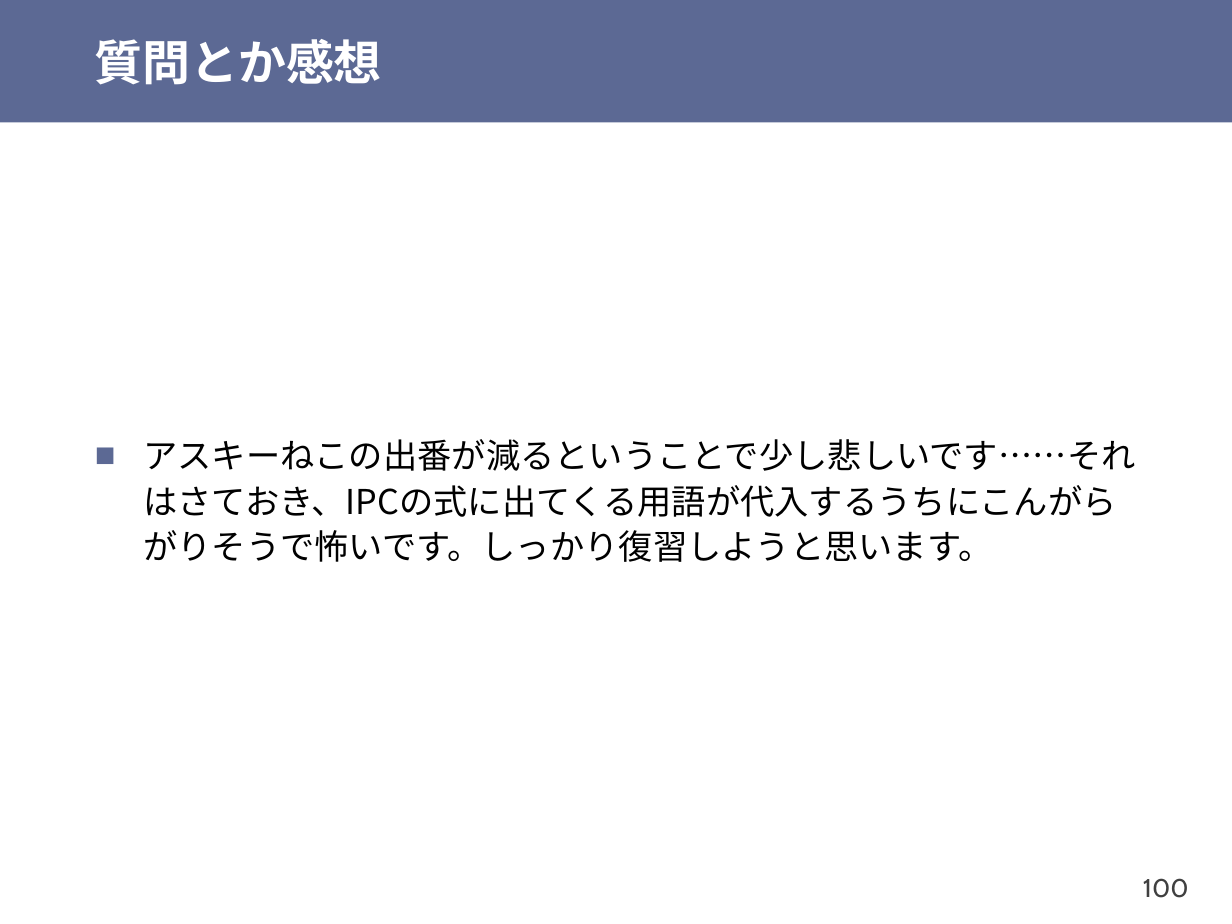
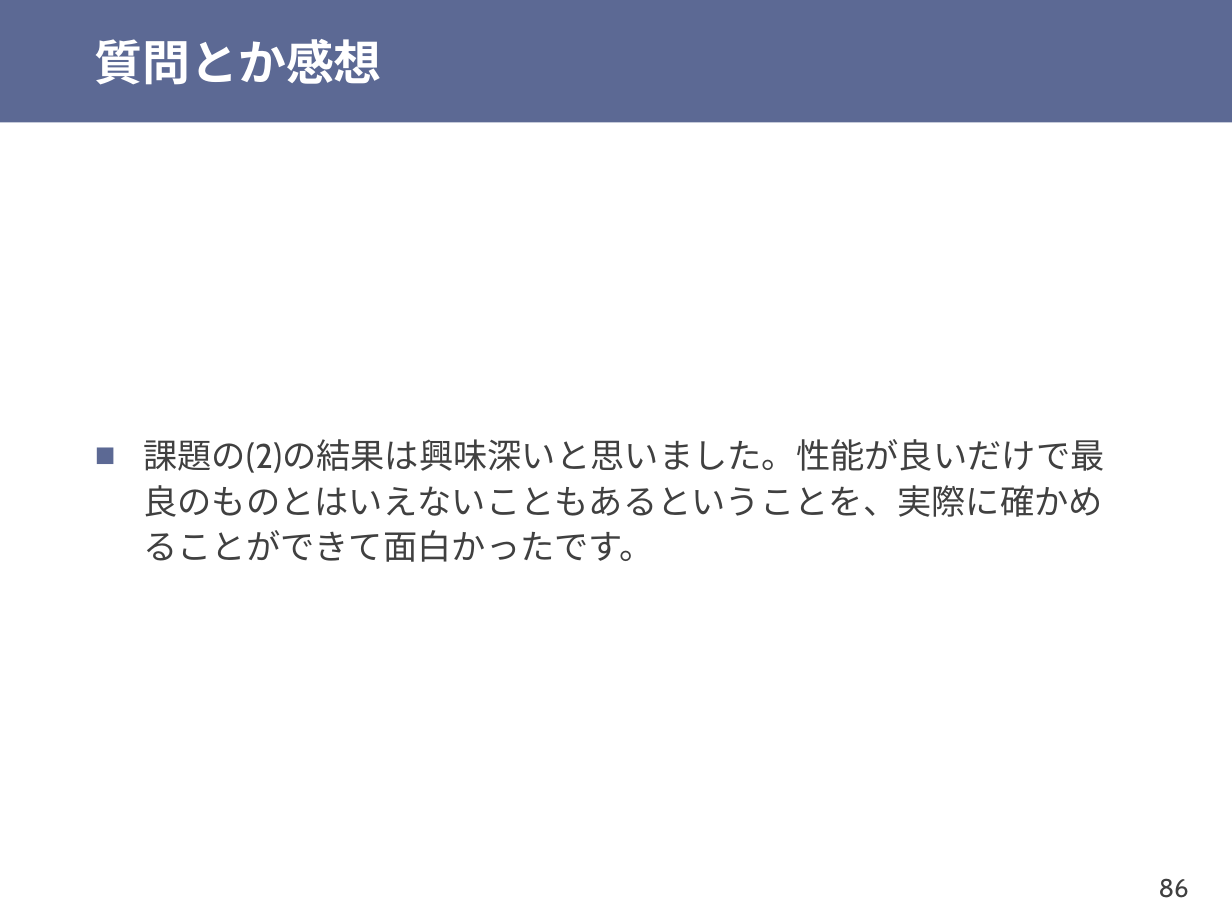
Before and after one commit to shioyadan/otya-computer-architecture-i, a slide deck: slide 86 of cai-shioya-09.pptx (slide 100 before the commit). Drawn at 1232x924 pixels with LibreOffice and Linux fonts; fonts in the diff are those of the drawing. Boxes give left, top, right and bottom in pixels: in the first picture for what was removed or moved away, otherwise in the second. Text is boxed around its words. In the diff, an @@ line names an element or a change of style, - is before the commit and + after.

```diff
--- a/cai-shioya-09.pptx
+++ b/cai-shioya-09.pptx
@@ text at bbox=[143, 439, 1104, 562]: text changed; font Noto Sans CJK JP to Cabin; text colour #000000 to #404040 @@
-■ アスキーねこの出番が減るということで少し悲しいです……それはさておき、IPCの式に出てくる用語が代入するうちにこんがらがりそうで怖いです。しっかり復習しようと思います。
+■ 課題の(2)の結果は興味深いと思いました。性能が良いだけで最良のものとはいえないこともあるということを、実際に確かめることができて面白かったです。
@@ page number at bbox=[1159, 878, 1189, 898]: text changed @@
-100
+86
```
Also in this commit, not shown: 14 other slides changed, 13 slides added, 4 slides removed, 1 other file.
